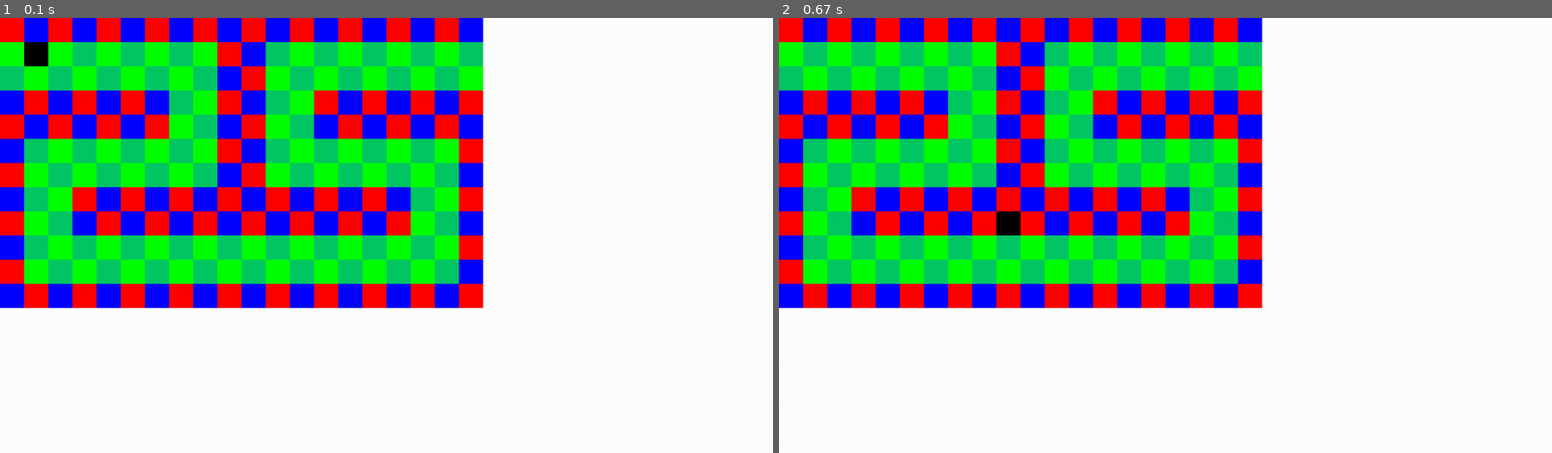
Above: before the commit, frames 1-2 (left to right).
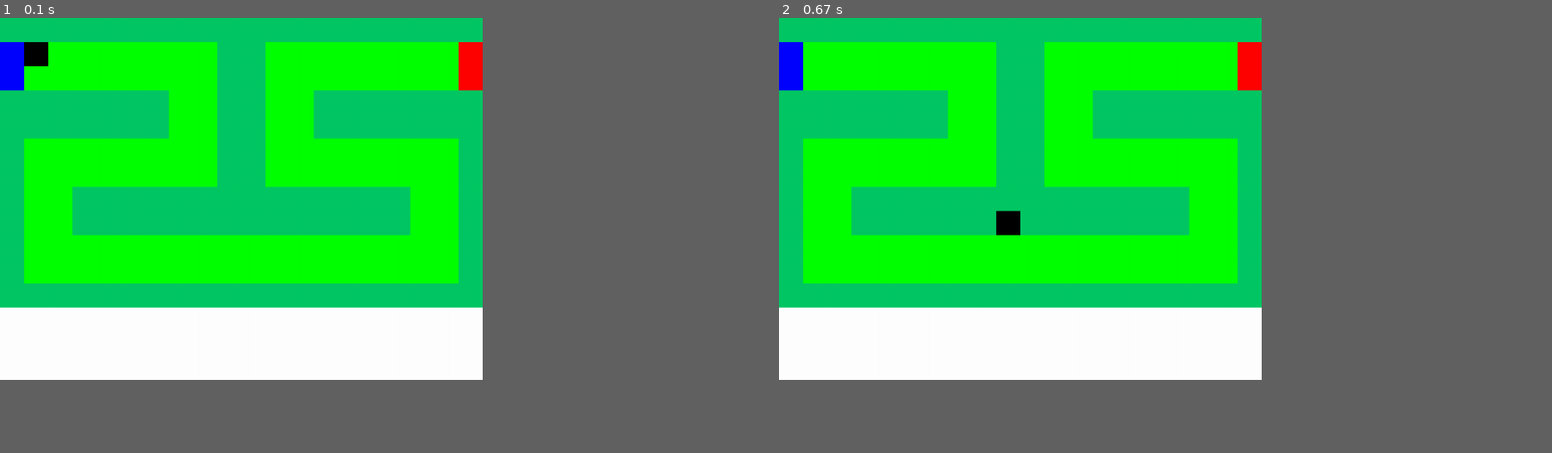
Above: after the commit, the same moments.

Repository: fershibli/asgard-defense
Game: pygame game, started from asgard_defense.py
The game is run twice, just before and just after one commit, with the same random seed, the same clock (stepped at 60 frames per second) and the same inputs. The source is Python 2; it was converted automatically to run under Python 3.
Inputs (mouse positions are in pixels of both pictures, inside the frame that each line leads up to):
- Up to frame 1 (0.1 s): no input
- Up to frame 2 (0.67 s): hold Esc from 0.33 s (still down); hold Right from 0.33 s (still down); move the mouse to (1003, 213) at 0.37 s
The window is 900x506 before the commit and 562x421 after it. Grey fills any space a smaller window leaves; there, only what the larger window draws over its background counts as a difference.

The runs differ from the first frame. In frame 1, 32% of the frame differs, in the area x 0-63%, y 0-67%; in frame 2, 32%.

Commit message:
Asgard Defense v005B

Diff:
--- a/asgard_defense.py
+++ b/asgard_defense.py
@@ -7,24 +7,31 @@
     def __init__(self,spritesheet,spritesize,stepnextsprite,rewind):
         self.sheet=spritesheet
         self.size=spritesize
-        self.pos=(0,0)
+        self.x=0
+        self.y=0
         self.step=stepnextsprite
         self.rewind=rewind
         self.next=1
     def setLine(self, line):
-        if line>0 and line<int(self.sheet.get_size()[1]/self.size[1]): self.pos[1]=line
+        if line>0 and line<int(self.sheet.get_height()/self.y): self.y=line
     def getNextImage(self):
         global frame_atual
         if frame_atual%self.step==0:
-            if self.pos[0]<=int(self.sheet.get_size()[0]/self.size[0]):
-                self.pos[0]+=int(self.next)
-            else:
+            if int(((self.x+1)*self.size[0])/self.sheet.get_width())==1 or self.x==0:
                 if self.rewind:
-                    self.next*=(-1)
+                    self.next=self.next*(-1)
                 else:
-                    self.pos[0]=0
-        return self.sheet.subsurface(self.pos,self.size)
-
+                    self.x=0
+            if int(((self.x+1)*self.size[0])/self.sheet.get_width())<1 and self.x>=0:
+                self.x+=self.next
+        return self.sheet.subsurface((self.x*self.size[0],self.y*self.size[1]),self.size)
+class blocoTabuleiro(object):
+    def __init__(self,numid,cor):
+        self.numID=numid
+        self.cor=cor
+        self.peca=None
+    def addPeca(self,peca):
+        self.peca=peca
 class quadradoControlavel(object):
     def __init__(self,size):
         self.x=1
@@ -55,41 +62,47 @@
                 self.x=alnX
         if event.type==MOUSEBUTTONDOWN:
             if event.button==1:
-                if mapa[self.y][self.x]==3 or mapa[self.y][self.x]==2:
-                    mapa[self.y][self.x]=4
-                    #mapa[self.y][self.x]=animacaoSprite(pygame.image.load("viking_a_spritesheet.png"),(60,50),6,False)
+                if mapa[self.y][self.x].numID==1:
+                    mapa[self.y][self.x].addPeca(animacaoSprite(pygame.image.load("viking_a_spritesheet.png"),(60,50),3,False))
 
 class mapaLimitavel(object):
     def __init__(self):
         self.alingment=(0,0)
-        self.mapa=[[3,2,3,2,3,2,3,2,3,2,3,2,3,2,3,2,3,2,3,2],
-                   [0,1,0,1,0,1,0,1,0,3,2,1,0,1,0,1,0,1,0,1],
-                   [1,0,1,0,1,0,1,0,1,2,3,0,1,0,1,0,1,0,1,0],
-                   [2,3,2,3,2,3,2,1,0,3,2,1,0,3,2,3,2,3,2,3],
-                   [3,2,3,2,3,2,3,0,1,2,3,0,1,2,3,2,3,2,3,2],
-                   [2,1,0,1,0,1,0,1,0,3,2,1,0,1,0,1,0,1,0,3],
-                   [3,0,1,0,1,0,1,0,1,2,3,0,1,0,1,0,1,0,1,2],
-                   [2,1,0,3,2,3,2,3,2,3,2,3,2,3,2,3,2,1,0,3],
-                   [3,0,1,2,3,2,3,2,3,2,3,2,3,2,3,2,3,0,1,2],
-                   [2,1,0,1,0,1,0,1,0,1,0,1,0,1,0,1,0,1,0,3],
-                   [3,0,1,0,1,0,1,0,1,0,1,0,1,0,1,0,1,0,1,2],
-                   [2,3,2,3,2,3,2,3,2,3,2,3,2,3,2,3,2,3,2,3]]
+        self.mapa=[[1,1,1,1,1,1,1,1,1,1,1,1,1,1,1,1,1,1,1,1],
+                   [2,0,0,0,0,0,0,0,0,1,1,0,0,0,0,0,0,0,0,3],
+                   [2,0,0,0,0,0,0,0,0,1,1,0,0,0,0,0,0,0,0,3],
+                   [1,1,1,1,1,1,1,0,0,1,1,0,0,1,1,1,1,1,1,1],
+                   [1,1,1,1,1,1,1,0,0,1,1,0,0,1,1,1,1,1,1,1],
+                   [1,0,0,0,0,0,0,0,0,1,1,0,0,0,0,0,0,0,0,1],
+                   [1,0,0,0,0,0,0,0,0,1,1,0,0,0,0,0,0,0,0,1],
+                   [1,0,0,1,1,1,1,1,1,1,1,1,1,1,1,1,1,0,0,1],
+                   [1,0,0,1,1,1,1,1,1,1,1,1,1,1,1,1,1,0,0,1],
+                   [1,0,0,0,0,0,0,0,0,0,0,0,0,0,0,0,0,0,0,1],
+                   [1,0,0,0,0,0,0,0,0,0,0,0,0,0,0,0,0,0,0,1],
+                   [1,1,1,1,1,1,1,1,1,1,1,1,1,1,1,1,1,1,1,1]]
+        for y in range(len(self.mapa)):
+            for x in range(len(self.mapa[y])):
+                if self.mapa[y][x]==0: cor=(0,255,0)
+                if self.mapa[y][x]==2: cor=(0,0,255)
+                if self.mapa[y][x]==3: cor=(255,0,0)
+                if self.mapa[y][x]==1: cor=(0,200,100)
+                self.mapa[y][x]=blocoTabuleiro(self.mapa[y][x],cor)
         self.size=40
         self.selecao=quadradoControlavel(self.size)
     def blitOn(self,screen):
         for y in range(len(self.mapa)):
             for x in range(len(self.mapa[y])):
-                cor=(255,255,255)
-                sprite=False
-                if self.mapa[y][x]==0: cor=(0,255,0)
-                if self.mapa[y][x]==2: cor=(0,0,255)
-                if self.mapa[y][x]==3: cor=(255,0,0)
-                if self.mapa[y][x]==1: cor=(0,200,100)
-                if self.mapa[y][x]==4: cor=(200,200,0)
-                if self.mapa[y][x].__class__.__name__=="animacaoSprite": sprite=True
-                if sprite: screen.blit(self.mapa[y][x].getNextImage(),(self.alingment[0]+(x*self.size),self.alingment[1]+(y*self.size)))
-                else:screen.fill(cor,pygame.Rect(self.alingment[0]+(x*self.size),self.alingment[1]+(y*self.size),self.size,self.size))
+                #sprite=False
+                screen.fill(self.mapa[y][x].cor,pygame.Rect(self.alingment[0]+(x*self.size),self.alingment[1]+(y*self.size),self.size,self.size))
+        for y in range(len(self.mapa)):
+            for x in range(len(self.mapa[y])):
+                if self.mapa[y][x].peca!=None:
+                    alinhaspriteX=(self.size/2)-(self.mapa[y][x].peca.size[0]/2)
+                    screen.blit(self.mapa[y][x].peca.getNextImage(), (self.alingment[0]+(x*self.size)+alinhaspriteX,self.alingment[1]+(y*self.size)))
+                    #screen.blit(pygame.transform.scale(self.mapa[y][x].getNextImage(),(40,33)), (self.alingment[0]+(x*self.size),self.alingment[1]+(y*self.size)))
+
         self.selecao.blitOn(screen)
+
     def keyControls(self,event):
         self.selecao.keyControls(event,self.mapa, self.alingment)
 
@@ -97,16 +110,17 @@
 class controlesExtras(object):
     def __init__(self,tela):
         self.tela=tela
-    def blitOn(self,screen): pass
-    def keyControls(self,event):
+    def blitOn(self,screen):
         global frame_atual
         frame_atual+=1
+    def keyControls(self,event):
         if event.type==KEYUP:
             if event.key==K_ESCAPE:
                 self.tela.storedlink=None
                 self.tela.running=False
+        return None
 
-tela_inicial = pyTreeBee.dynamicScreen((0,0),30,(255,255,255),mapaLimitavel())
+tela_inicial = pyTreeBee.dynamicScreen((800,600),30,(255,255,255),mapaLimitavel())
 tela_inicial.addItem(controlesExtras(tela_inicial))
-tela_inicial.setFULLSCREEN()
+#tela_inicial.setFULLSCREEN()
 pyTreeBee.treeBeeStart(tela_inicial)
